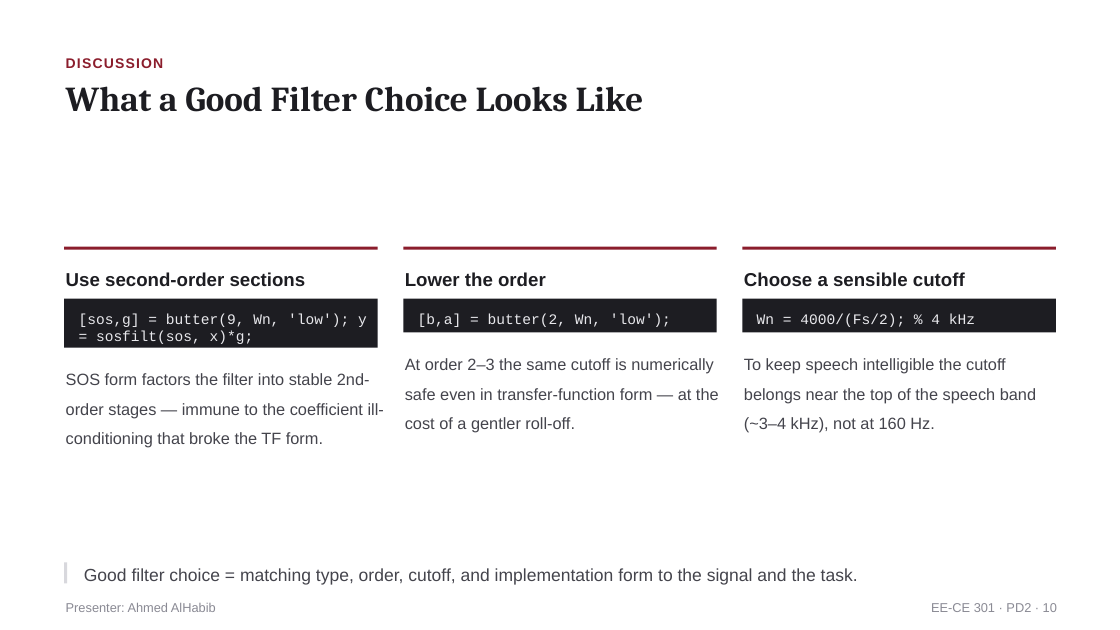
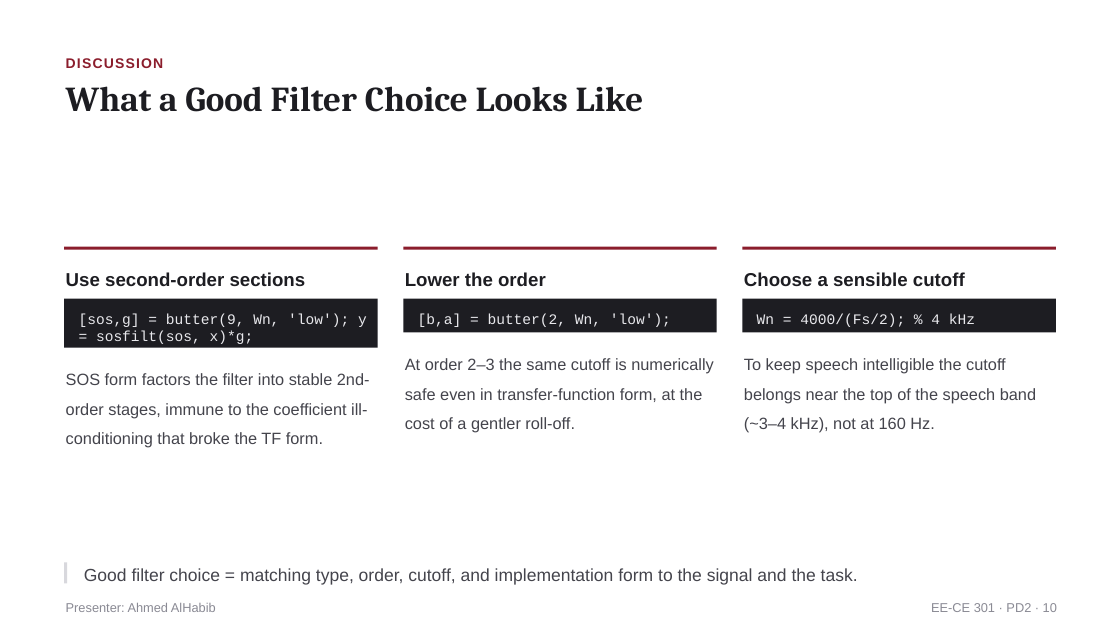
Before and after one commit to Nauseouswave/CODED, a slide deck: slide 10 of matlab/audio-analysis/PD2_SectionM1_Group1.pptx. Drawn at 1120x630 pixels with LibreOffice and Linux fonts; fonts in the diff are those of the drawing. Boxes give left, top, right and bottom in pixels: in the first picture for what was removed or moved away, otherwise in the second. Text is boxed around its words. In the diff, an @@ line names an element or a change of style, - is before the commit and + after.

```diff
--- a/matlab/audio-analysis/PD2_SectionM1_Group1.pptx
+++ b/matlab/audio-analysis/PD2_SectionM1_Group1.pptx
@@ text at [405,358,714,429]: text changed @@
-At order 2–3 the same cutoff is numerically safe even in transfer-function form — at the cost of a gentler roll-off.
+At order 2–3 the same cutoff is numerically safe even in transfer-function form, at the cost of a gentler roll-off.
@@ text at [66,373,370,448]: text changed @@
-SOS form factors the filter into stable 2nd-order stages — immune to the coefficient ill-conditioning that broke the TF form.
+SOS form factors the filter into stable 2nd-order stages, immune to the coefficient ill-conditioning that broke the TF form.
```
Also in this commit, not shown: 10 other slides changed.
